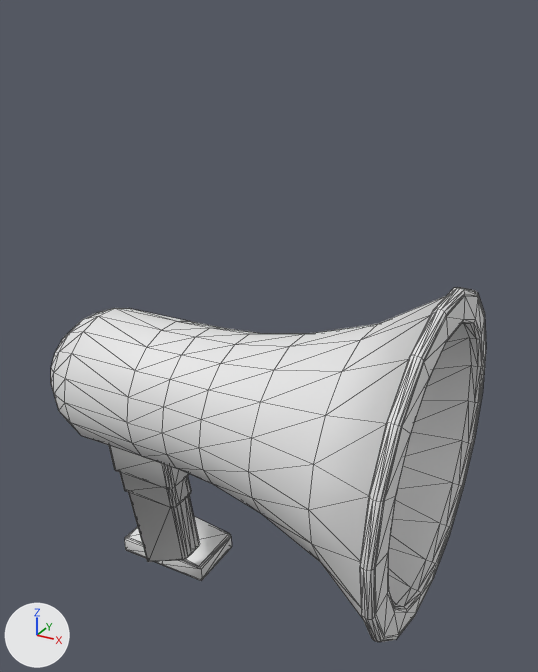
Two versions of the FBX model plipplop/Assets/Meshes/Props/KM_Megaphone.FBX, one commit apart.
Rendered twice from a camera (50 mm lens) standing at (0.353, 4.422, 0.302) and looking at (0.084, 4.91, 0.058). The axes (+X, +Y, +Z) are drawn at lower left. The lights are the same throughout. Mesh edges are drawn as thin lines. Where no turn or scale is listed for an object, it has been applied to the vertices.

Names of what the first picture shows: 'Megaphone', 'Megaphone_boitier'.
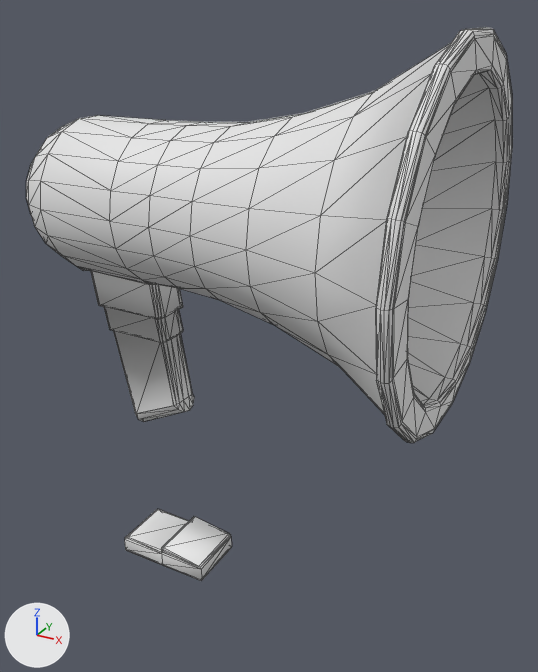
Commit message: Update megaphone

Patch to the scene script:
```diff
--- a/plipplop/Assets/Meshes/Props/KM_Megaphone.FBX.py
+++ b/plipplop/Assets/Meshes/Props/KM_Megaphone.FBX.py
@@ me_mesh @@
 # used by ob_megaphone; location = (0.0009, 4.8824, 0.0)
-me_mesh.from_pydata(...)  # 611 vertices, 1218 faces; spans x -0.114..0.24, y -0.13..0.13, z -0.191..0.128
+me_mesh.from_pydata(...)  # 632 vertices, 1241 faces; spans x -0.114..0.24, y -0.13..0.13, z -0.201..0.128
+# me_mesh part 1
+# 14 faces are deleted
+# 21 vertices are added at x -0.031..0.02, y -0.013..0.013, z -0.201..-0.168
+# 37 new faces join them
@@ ob_megaphone @@
 ob_megaphone = bpy.data.objects.new('Megaphone', me_mesh)
-ob_megaphone.location = (0.0009, 4.8824, 0.0)
+ob_megaphone.location = (0.0009, 4.8824, 0.1641)
```

What differs and where, as boxes [x1, y1, x2, y2] in the pictures (538 x 672 px):
'Megaphone', reshaped, moved (12% wider, 17% taller)
    before: [51, 287, 486, 642]
    after: [26, 27, 512, 443]
part 1 of me_mesh, built on
    after: [136, 393, 194, 422]
